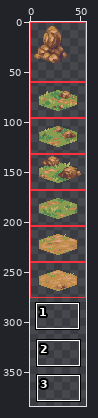
One commit to this sprite sheet: dist/assets/hex-tile-experiment-tiles.png. The first picture is a wide view before the edit; the outline marks the close-up.
Close-up. Before the commit:
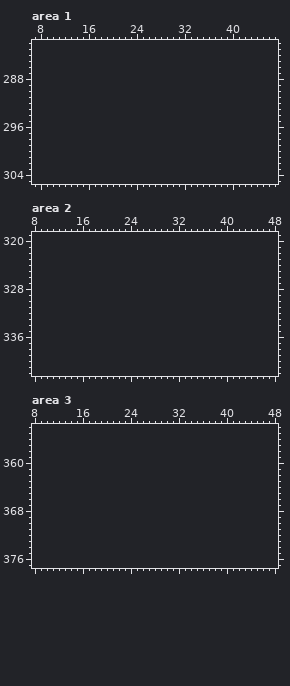
The file is 56x276 pixels. Shown: area 1: x 7..47, y 282..305; area 2: x 8..48, y 319..342; area 3: x 8..48, y 354..377. The old version is drawn lined up with the new one, on the new canvas. The commit also changed other parts of the picture, which this record leaves out.
The result:
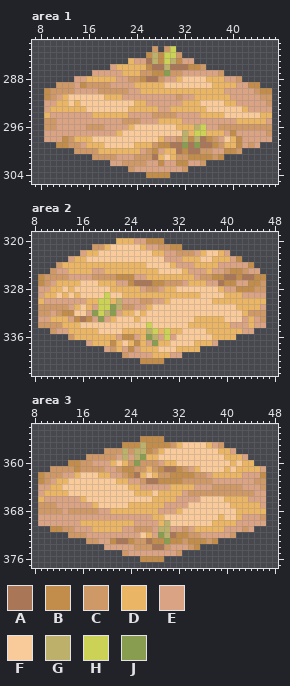
Palette (. is transparent): A #a97758  B #c28c4b  C #ce9867  D #eab666  E #daa383  F #f9ca9a  G #bdb06a  H #cbd256  J #889d50
What changed:
canvas 56x276 -> 56x384
Changed rows in their new state; - is an unchanged pixel.
Area 1:
first column x 9:
283 ------------------C-CH----------------
284 -----------------BGBHHC---------------
285 --------------DEEAGBHGBEE-------------
286 -----------EDDDDDBAAGAAABBC-----------
287 --------EEEEEDDDCCBBJCCEEEEEEC--------
288 -----EEDDDDDEECCBAACEEDFFFFDDDEEC-----
289 --CCCEBCCCCEEEEDDDDDFFFFFFFFDDDDEEBB--
290 BCCCCEEEECCCCCEEDDDDDDDDDDDDDDEEEEECBB
291 BCEDFFFFFFDDDEEEEEEEEECEEDDDDDDEEEEECC
292 EEDDFDFFFFFFFFFDDEEEEEEDDDFFFFDDEEEEEC
293 EDDDDDDFFFFFFFDDDDDEEDDDDDDFFFFFFDEEEE
294 DEEEEEEEDDDDDDEEEECCCCEEEEDDDDFFFFFFDD
295 CCEEEEEEEEEEECCCEEEDDDDEEEEEEEEEDDDDDE
296 CCEEEEECCCEEEEDFFFFFFFDDDGHEECCCCCCCCC
297 EEEEEEEEEEEEDFFFFFFFFFFGDHHDDDEBEEEEEC
298 EEEBCDDDFFFFFFFFFFFDEECGBGABCEFDBEEEEE
299 --BBCCEDDDFFFFFDDDCBBAAJAJAABCDDBECE--
300 -----CCCCDDDDDDDECBEDDABAACCEEBBC-----
301 --------CCCCEEECCCADFDCCBBBBCB--------
302 -----------EECCCCEEBEEBBEEC-----------
303 --------------CEEEEEEEEC--------------
304 -----------------BBBB-----------------
Area 2:
first column x 9:
320 -------------DDDEEBBB-----------------
321 ---------CCDFFFFFDEECCBB--------------
322 -------EDDFFFFFFFFFDDEECCCEDFFDE------
323 -----EDDFFFFFFFFFFFFFEEEDDDFFDDDEB----
324 ---CDDDDDDDDDDDDDDFFFFDEEEDDDDEEEEEB--
325 --CEEDDDDEEDDDDDDDDDFFFFDEEEDEECBBCEE-
326 BCCCCEEEECCCCBBBEEDDDDDDDDECCBBAABAABB
327 BCEDDDDFFFDDDEEBAAABBCCCEDDDEEABBEEBBC
328 EEDDFDFFFFFFDDDDDECCEDDFFFFFFFDEEBBBCC
329 EDDFDFDFFFFHFFDDDDDDDDDDDDDFFFFDDDEEEE
330 DEEEEEEEDDHHDGEEECCEEDFFFFFFFDDDDDDDDD
331 CCCCCEDFDEHHJGCCEEDFFFFFFFFFFFFFFDDDDE
332 CCECBBFFEJHGJEDDFDFFFFFFFFFFFFFFFFDCCC
333 EEDDDEBABEJEDFFFDFFFFFFFFFDDDDDFFFEDEC
334 CCCCDDDFFFFFFFFFFFHFFFFFFDDDDDDDEEEDEE
335 --CEEDDDDDFFFFDDDDGHDHDDFFFFDDDDDDEE--
336 -----CDDDDDDDEBBEDJGEHEFFFFFFDDDD-----
337 --------EDDDBDFDBDEJDDFFFFDDDE--------
338 -----------ECDEBEDDDFFFDDDD-----------
339 --------------CEEEEDDDEE--------------
340 -----------------BBBB-----------------
Area 3:
first column x 9:
356 -----------------BBBB-----------------
357 --------------BBBGBBBBCDFFFFDEC-------
358 -----------CCCGCGGBCDFFFFFFFFFDDE-----
359 --------CCCCCEGEGJDDFFFFFFFFFFFDDDE---
360 -----BBCCEEEDFDCJCCCEDDFFFFFFFFFDFDD--
361 --CCCCBCCCCEECBBCCDCBAABCEDFFFFDFDDDDE
362 BCCCEEDFFFDDEECBADFDCCBBBBCCEDDDDDEEEB
363 BCEDDFFFFFFFFDDEECAABBBBCCCCCEEEEEEECC
364 EEDDFFFFFFFFFFFDDEEEEEDDDDEEECCCCCEEEC
365 EDDDDFFFFFFFFFFFDDDFDDDDECCCCCCCCCCCEE
366 DEEEEEEDFFFFFFFFFFFDDDDEEEEFFFFDDDDEEE
367 CCCEEEEEEDFFFFFDDDDDDEEEEFFFFFFFDDDDDE
368 CCCCECCCCCEEDDDDDDDDEEEDFFFFFFFFFDDDDD
369 EEEEEEEEEEEEEEEEEEEDDFFFFFFFFFDFFDEEEC
370 EEEEEEEDDDDDDDDDEEEEDGFFFFFFFDDDDEEEEE
371 --BBCCEEEDDDDDEECCCEGGEECEDDDDDEEECE--
372 -----CCCEEEEEEEEEFDEJGABBCCEEEEEC-----
373 --------CCEEBAABCCABBJBBCBBBCB--------
374 -----------EEEEECCCAACEEECB-----------
375 --------------CEEEEEEEEC--------------
376 -----------------BBBB-----------------
Changed places in both close-ups, as pixel boxes (x1, y1, x2, y2):
added: (44, 46, 272, 178)
added: (38, 238, 266, 364)
added: (38, 436, 266, 562)
